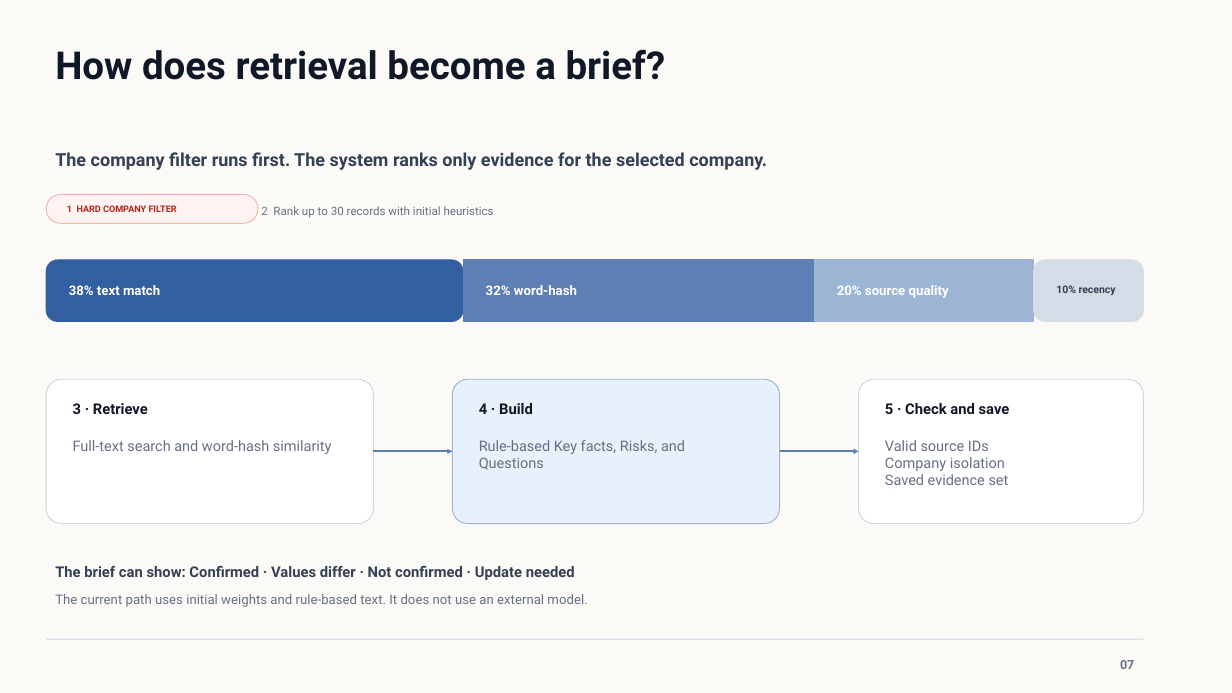
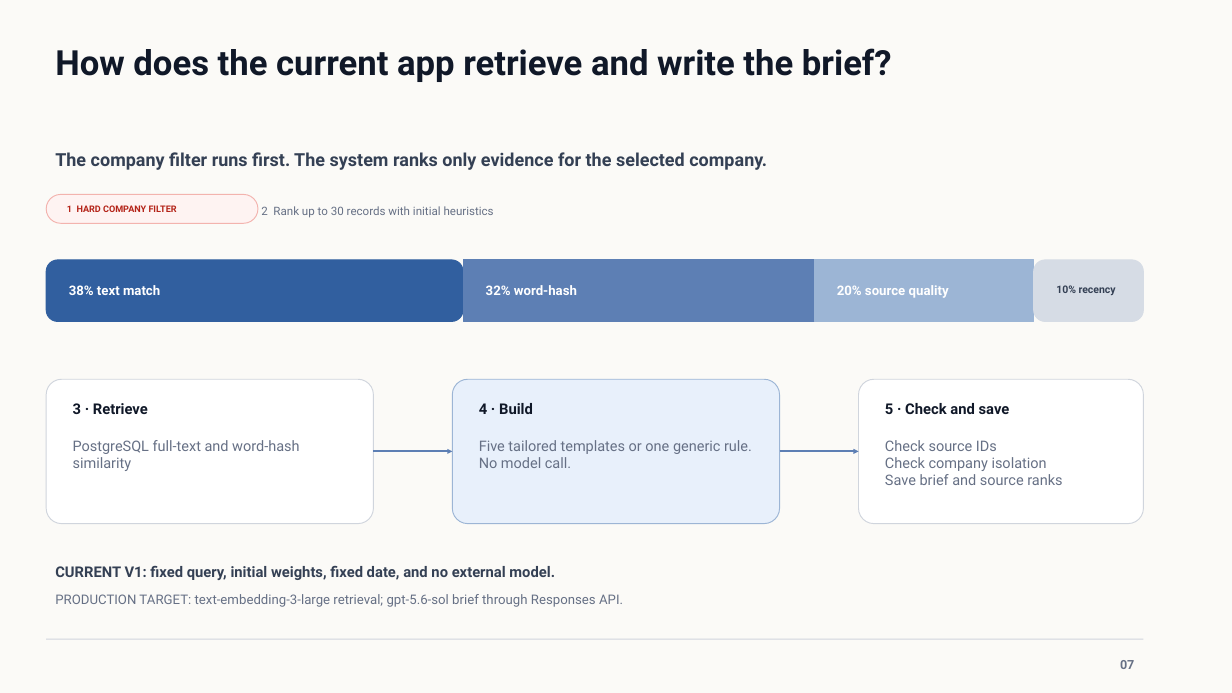
Before and after one commit to osuthorpe/LENS-POC, a slide deck: slide 7 of docs/AVIC-Portfolio-Intelligence-Brief.pptx. Drawn at 1232x693 pixels with LibreOffice and Linux fonts; fonts in the diff are those of the drawing. Boxes give left, top, right and bottom in pixels: in the first picture for what was removed or moved away, otherwise in the second. Text is boxed around its words. In the diff, an @@ line names an element or a change of style, - is before the commit and + after.

Commit message:
Clarify app flow and production models

```diff
--- a/docs/AVIC-Portfolio-Intelligence-Brief.pptx
+++ b/docs/AVIC-Portfolio-Intelligence-Brief.pptx
@@ text at box(55, 48, 892, 82): text changed; size 30 to 27 pt @@
-How does retrieval become a brief?
+How does the current app retrieve and write the brief?
@@ text at box(73, 440, 299, 471): text changed @@
-Full-text search and word-hash similarity
+PostgreSQL full-text and word-hash similarity
@@ text at box(479, 440, 752, 468): text changed @@
-Rule-based Key facts, Risks, and Questions
+Five tailored templates or one generic rule. No model call.
@@ text at box(885, 440, 1062, 485): text changed @@
-Valid source IDs
-Company isolation
-Saved evidence set
+Check source IDs
+Check company isolation
+Save brief and source ranks
@@ text at box(55, 566, 555, 580): text changed @@
-The brief can show: Confirmed · Values differ · Not confirmed · Update needed
+CURRENT V1: fixed query, initial weights, fixed date, and no external model.
@@ text at box(55, 594, 623, 607): text changed @@
-The current path uses initial weights and rule-based text. It does not use an external model.
+PRODUCTION TARGET: text-embedding-3-large retrieval; gpt-5.6-sol brief through Responses API.
```
Also in this commit, not shown: 3 other slides changed.
